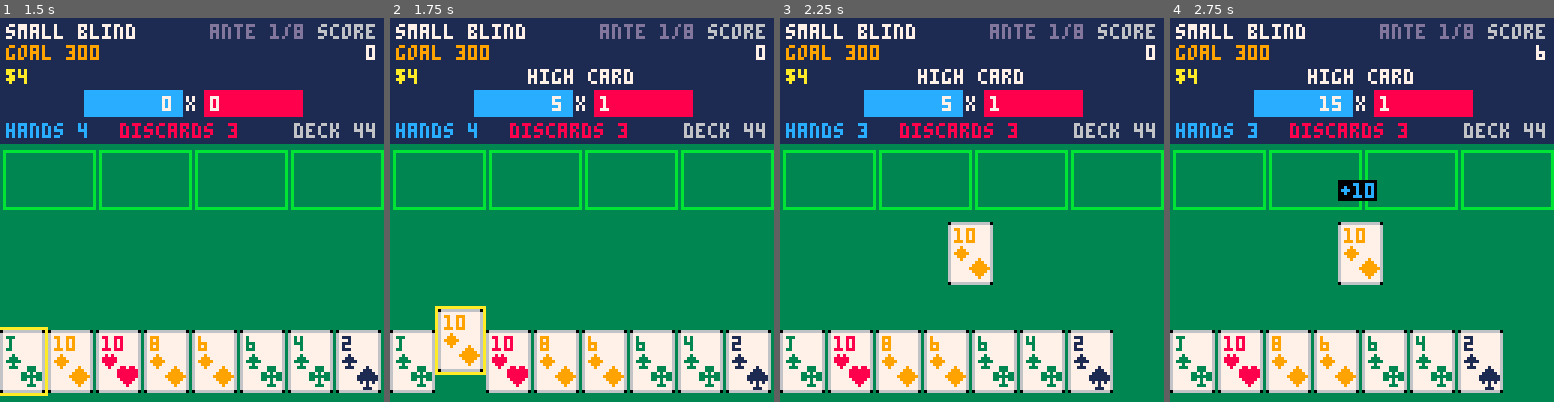
Above: before the commit, frames 1-4 (left to right).
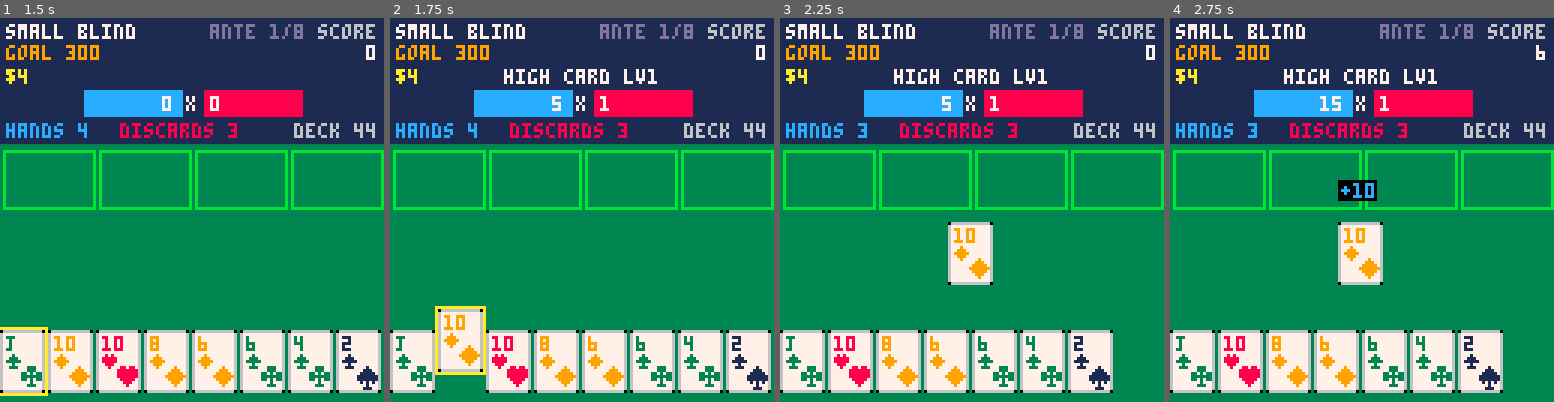
Above: after the commit, the same moments.

Repository: drachis/carts
Game: PICO-8 cartridge proj/bal8tro/bal8tro.p8
Same seed, same stepped clock (60 frames per second), same inputs: the game is played once before the commit and once after it.
Inputs:
- Up to frame 1 (1.5 s): tap X (X key) at 0.33, 1.07 s; tap O (Z key) at 0.7 s
- Up to frame 2 (1.75 s): hold Right from 1.6 s (still down); tap O (Z key) at 1.7 s
- Up to frame 3 (2.25 s): tap X (X key) at 1.85 s; release Right at 2.1 s; tap O (Z key) at 2.1 s; hold Up from 2.15 s (still down)
- Up to frame 4 (2.75 s): release Up at 2.42 s; hold Right from 2.47 s (still down); tap O (Z key) at 2.5 s

Frame 1 is identical in both runs. In frame 2, 0.7% of the frame differs, in the area x 29-70%, y 13-18%; in frame 3, 0.7%; in frame 4, 0.7%.

Commit message:
bal8tro: planets and hand levels: Balatro's nine planets with their per-level chips and mult, a planet in a shop slot one time in three for $3, used on purchase; the panel names the hand's level; 3104 tokens
Co-Authored-By: Claude Opus 5.5 <noreply@anthropic.com>

Diff:
--- a/proj/bal8tro/data.lua
+++ b/proj/bal8tro/data.lua
@@ -34,6 +34,8 @@
 joker_slots=4
 shop_slots=2
 reroll_base=5
+planet_cost=3
+planet_chance=0.33
 step_frames=18
 start_money=4
 interest_step=5
@@ -45,16 +47,16 @@
 ]],nil,_ENV)
 
 hand_specs=parse_table[[
-name,label,chips,mult
-high,high card,5,1
-pair,pair,10,2
-two,two pair,20,2
-three,three of a kind,30,3
-straight,straight,30,4
-flush,flush,35,4
-full,full house,40,4
-four,four of a kind,60,7
-sflush,straight flush,100,8
+name,label,chips,mult,planet,short,level_chips,level_mult
+high,high card,5,1,pluto,high,10,1
+pair,pair,10,2,mercury,pair,15,1
+two,two pair,20,2,uranus,2 pair,20,1
+three,three of a kind,30,3,venus,3 kind,20,2
+straight,straight,30,4,saturn,str8,30,3
+flush,flush,35,4,jupiter,flush,15,2
+full,full house,40,4,earth,full hs,25,2
+four,four of a kind,60,7,mars,4 kind,30,3
+sflush,straight flush,100,8,neptune,str8 fl,40,4
 ]]
 
 joker_specs=parse_table[[
--- a/proj/bal8tro/main.lua
+++ b/proj/bal8tro/main.lua
@@ -7,6 +7,7 @@
  ante,blind=1,1
  money=start_money
  jokers={}
+ reset_levels()
  start_blind()
 end
 
@@ -50,9 +51,10 @@
 function play_hand()
  hands_left-=1
  played=take_picked()
- local spec
- spec,hand_label,scoring_cards,steps=score_steps(played,jokers)
- chips,mult=spec.chips,spec.mult
+ local spec,label
+ spec,label,scoring_cards,steps=score_steps(played,jokers)
+ hand_label=hand_title(spec,label)
+ chips,mult=hand_base(spec)
  step_index,step_timer,active_step=0,30
  mode="score"
 end
@@ -80,9 +82,9 @@
  local picked=picked_cards()
  hand_label,chips,mult=nil,0,0
  if #picked>0 then
-  local spec
-  spec,_,_,hand_label=evaluate(picked)
-  chips,mult=spec.chips,spec.mult
+  local spec,_,_,label=evaluate(picked)
+  hand_label=hand_title(spec,label)
+  chips,mult=hand_base(spec)
   if btnp(5) then play_hand()
   elseif btnp(3) and discards_left>0 then discard_hand() end
  end
--- a/proj/bal8tro/scoring.lua
+++ b/proj/bal8tro/scoring.lua
@@ -8,6 +8,20 @@
   add(dealt,setmetatable({},spec))
  end
  return dealt
+end
+
+function reset_levels()
+ hand_levels={}
+ for spec in all(hand_specs) do hand_levels[spec.name]=1 end
+end
+
+function hand_base(spec)
+ local ups=hand_levels[spec.name]-1
+ return spec.chips+ups*spec.level_chips,spec.mult+ups*spec.level_mult
+end
+
+function hand_title(spec,label)
+ return label.." lv"..hand_levels[spec.name]
 end
 
 function joker_fires_on(joker,card)
--- a/proj/bal8tro/shop.lua
+++ b/proj/bal8tro/shop.lua
@@ -1,5 +1,15 @@
+function deal_shop()
+ shop_items=deal_jokers(shop_slots,jokers)
+ for i=1,#shop_items do
+  if rnd()<planet_chance then
+   local hand=rnd(hand_specs)
+   shop_items[i]={hand=hand,name=hand.planet,cost=planet_cost}
+  end
+ end
+end
+
 function open_shop()
- shop_items=deal_jokers(shop_slots,jokers)
+ deal_shop()
  reroll_cost=reroll_base
  shop_row,shop_column=2,1
  mode="shop"
@@ -29,7 +39,7 @@
  if shop_row==1 then return "🅾️ sell for $"..sell_price(jokers[column]) end
  if shop_row==2 then
   local item=shop_items[column]
-  if #jokers>=joker_slots then return "joker slots full" end
+  if not item.hand and #jokers>=joker_slots then return "joker slots full" end
   if money<item.cost then return "not enough money" end
   return "🅾️ buy for $"..item.cost
  end
@@ -50,15 +60,21 @@
   deli(jokers,column)
  elseif shop_row==2 then
   local item=shop_items[column]
-  if #jokers<joker_slots and money>=item.cost then
-   money-=item.cost
-   add(jokers,deli(shop_items,column))
+  if money>=item.cost then
+   if item.hand then
+    money-=item.cost
+    hand_levels[item.hand.name]+=1
+    deli(shop_items,column)
+   elseif #jokers<joker_slots then
+    money-=item.cost
+    add(jokers,deli(shop_items,column))
+   end
   end
  elseif column==1 then
   if money>=reroll_cost then
    money-=reroll_cost
    reroll_cost+=1
-   shop_items=deal_jokers(shop_slots,jokers)
+   deal_shop()
   end
  else
   ante,blind=next_blind()
@@ -68,6 +84,15 @@
  sfx(snd_pick)
  if shop_row_size(shop_row)==0 then move_shop_row(1) end
  shop_column=mid(1,shop_column,shop_row_size(shop_row))
+end
+
+function draw_planet(item,x,y,focused)
+ local hand=item.hand
+ rectfill(x,y,x+30,y+19,13)
+ rect(x,y,x+30,y+19,focused and 10 or 6)
+ print(item.name,x+2,y+2,7)
+ print(hand.short,x+2,y+8,10)
+ print("lv"..hand_levels[hand.name].."+1",x+2,y+14,7)
 end
 
 function draw_button(text,x,colour,focused)
@@ -86,8 +111,8 @@
  end
  print("for sale",2,44,6)
  for i,item in ipairs(shop_items) do
-  local x=64-#shop_items*16+(i-1)*32
-  draw_joker(item,x,51,shop_row==2 and i==shop_column)
+  local x,focused=64-#shop_items*16+(i-1)*32,shop_row==2 and i==shop_column
+  if item.hand then draw_planet(item,x,51,focused) else draw_joker(item,x,51,focused) end
   print("$"..item.cost,x+12,73,10)
  end
  draw_button("reroll $"..reroll_cost,8,3,shop_row==3 and shop_column==1)
--- a/proj/bal8tro/tests/test_boot.lua
+++ b/proj/bal8tro/tests/test_boot.lua
@@ -79,7 +79,8 @@
  if presses[n] then held[presses[n]]=true end
  if n==45 then known_hand() end
  if n==245 then
-  shop_items=jokers_named"jolly,the duo"
+  shop_items=jokers_named"jolly"
+  add(shop_items,{hand=hand_specs.pair,name="mercury",cost=planet_cost})
   money=10
  end
  if n==308 then hands_left=1 end
@@ -97,7 +98,7 @@
   expect("a run starts with no jokers",#jokers,0)
   expect("a run starts with $4",money,4)
  end
- if n==57 then dump_screen("boot_pick") expect("hand picked",hand_label,"pair") end
+ if n==57 then dump_screen("boot_pick") expect("hand picked",hand_label,"pair lv1") end
  if n==150 then dump_screen("boot_score") end
  if n==230 then
   expect_mode("cashout")
@@ -108,11 +109,11 @@
  if n==242 then expect_mode("shop") expect("shop offers",#shop_items,2) end
  if n==247 then dump_screen("boot_shop") end
  if n==249 then expect("bought jolly for $3",#jokers..",$"..money,"4,$7") end
- if n==251 then expect("no fifth joker, no money spent",#jokers..",$"..money,"4,$7") end
- if n==257 then expect("sold greedy for $2",#jokers..",$"..money..","..jokers[2].name,"3,$9,sly") end
- if n==261 then expect("down twice reaches the buttons",shop_row..","..shop_column,"3,1") end
+ if n==251 then expect("mercury bought with the joker slots full",#jokers..",$"..money..",lv"..hand_levels.pair,"4,$4,lv2") end
+ if n==257 then expect("sold greedy for $2",#jokers..",$"..money..","..jokers[2].name,"3,$6,sly") end
+ if n==261 then expect("down twice reaches the buttons",shop_row..","..shop_column,"3,2") end
  if n==263 then dump_screen("boot_shop_buttons") end
- if n==265 then expect("rerolled for $5",money..","..reroll_cost..","..#shop_items,"4,6,2") end
+ if n==265 then expect("rerolled for $5",money..","..reroll_cost..","..#shop_items,"1,6,2") end
  if n==270 then expect_mode("play") expect("blind",blind,2) expect("jokers kept",#jokers,3) end
  if n==295 then expect("discards left",discards_left,2) expect("hand refilled",#hand,8) end
  if n==480 then expect_mode("lost") dump_screen("boot_lost") end
--- a/proj/bal8tro/tests/test_hands.lua
+++ b/proj/bal8tro/tests/test_hands.lua
@@ -54,6 +54,7 @@
 }
 
 function run_cases()
+ reset_levels()
  for case in all(hand_cases) do
   local spec,scoring=evaluate(cards_of(case[1]))
   expect(case[1].." is",spec.name,case[2])
@@ -63,10 +64,18 @@
  expect("royal flush label",label,"royal flush")
  for case in all(score_cases) do
   local spec,_,_,steps=score_steps(cards_of(case[1]),jokers_of(case[2]))
-  local chips,mult=spec.chips,spec.mult
+  local chips,mult=hand_base(spec)
   for step in all(steps) do chips,mult=apply_step(step,chips,mult) end
   expect(case[1].." with "..case[2],chips*mult,case[3])
  end
+ hand_levels.pair=3
+ local chips,mult=hand_base(hand_specs.pair)
+ expect("pair at level 3 (mercury twice)",chips..","..mult,"40,4")
+ expect("pair's title at level 3",hand_title(hand_specs.pair,"pair"),"pair lv3")
+ hand_levels.sflush=2
+ chips,mult=hand_base(hand_specs.sflush)
+ expect("straight flush at level 2 (neptune)",chips..","..mult,"140,12")
+ reset_levels()
  expect("big total",big_text(hand_total(300,200)),"60000")
  expect("bigger total",big_text(hand_total(1000,1000)),"1000000")
  local hand=cards_of("2s kh 2h as")
Not shown, changed: proj/bal8tro/DESIGN.md
Not shown, changed: proj/bal8tro/notes/data.md
Not shown, changed: proj/bal8tro/notes/main.md
Not shown, changed: proj/bal8tro/notes/scoring.md
Not shown, changed: proj/bal8tro/notes/shop.md
